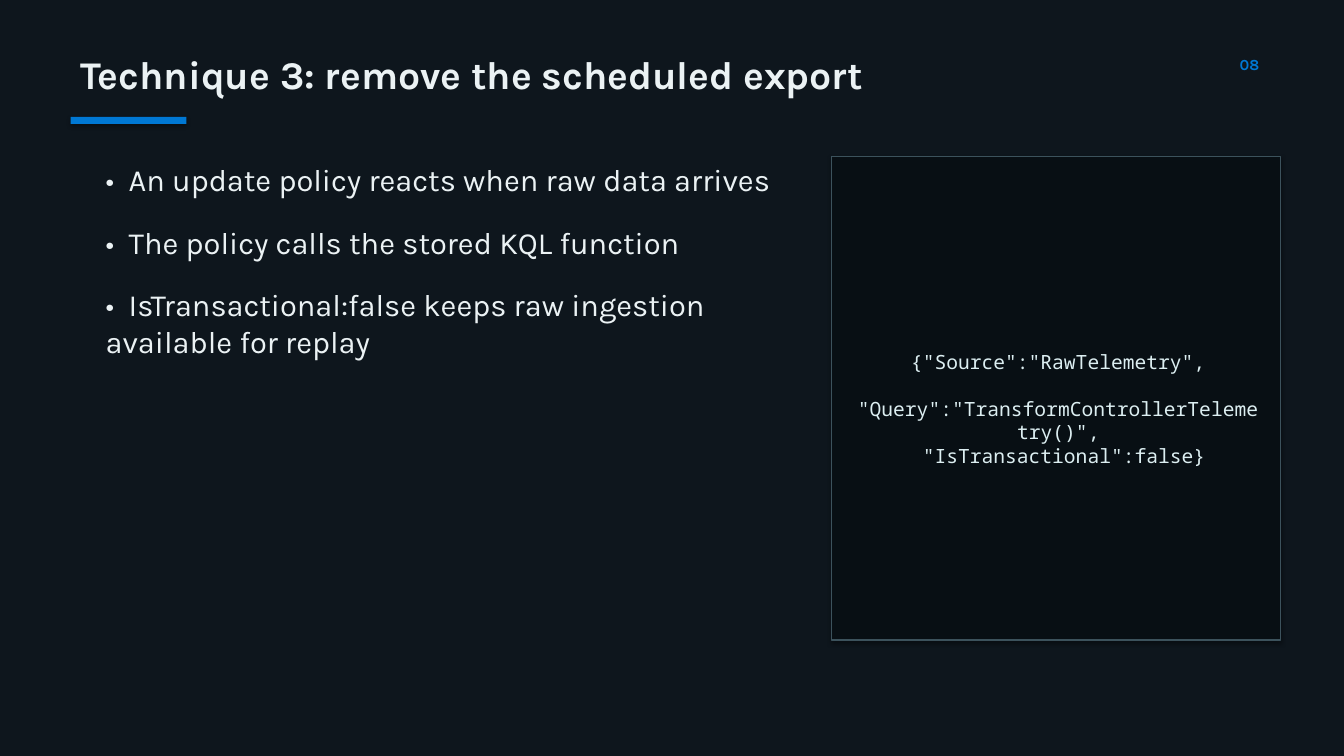
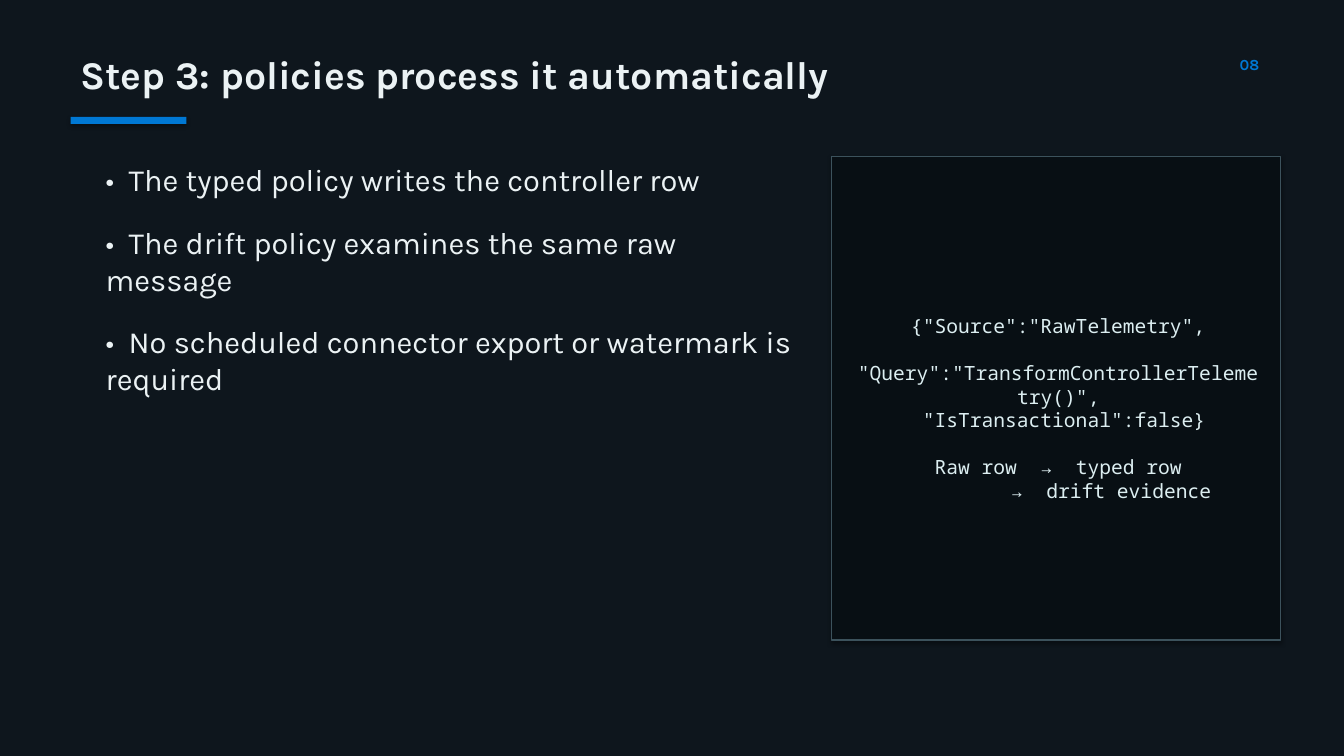
Before and after one commit to MatthieuLefebvre/eventhouse-schema-drift-reference, a slide deck: slide 8 of presentation/eventhouse-schema-drift-reference.pptx. Drawn at 1344x756 pixels with LibreOffice and Linux fonts; fonts in the diff are those of the drawing. Boxes give left, top, right and bottom in pixels: in the first picture for what was removed or moved away, otherwise in the second. Text is boxed around its words. In the diff, an @@ line names an element or a change of style, - is before the commit and + after.

Commit message:
Add concrete data journey to demo

```diff
--- a/presentation/eventhouse-schema-drift-reference.pptx
+++ b/presentation/eventhouse-schema-drift-reference.pptx
@@ text at box(80, 61, 829, 99): text changed @@
-Technique 3: remove the scheduled export
+Step 3: policies process it automatically
@@ text at box(106, 170, 791, 397): text changed @@
-• An update policy reacts when raw data arrives
-• The policy calls the stored KQL function
-• IsTransactional:false keeps raw ingestion available for replay
+• The typed policy writes the controller row
+• The drift policy examines the same raw message
+• No scheduled connector export or watermark is required
@@ text in rectangle at box(858, 318, 1258, 499): text changed @@
-{"Source":"RawTelemetry",
-"Query":"TransformControllerTelemetry()",
-"IsTransactional":false}
+{"Source":"RawTelemetry",
+"Query":"TransformControllerTelemetry()",
+"IsTransactional":false}
+Raw row → typed row
+→ drift evidence
```
Also in this commit, not shown: 4 other slides changed, 2 slides added, 2 slides removed, 3 other files.
